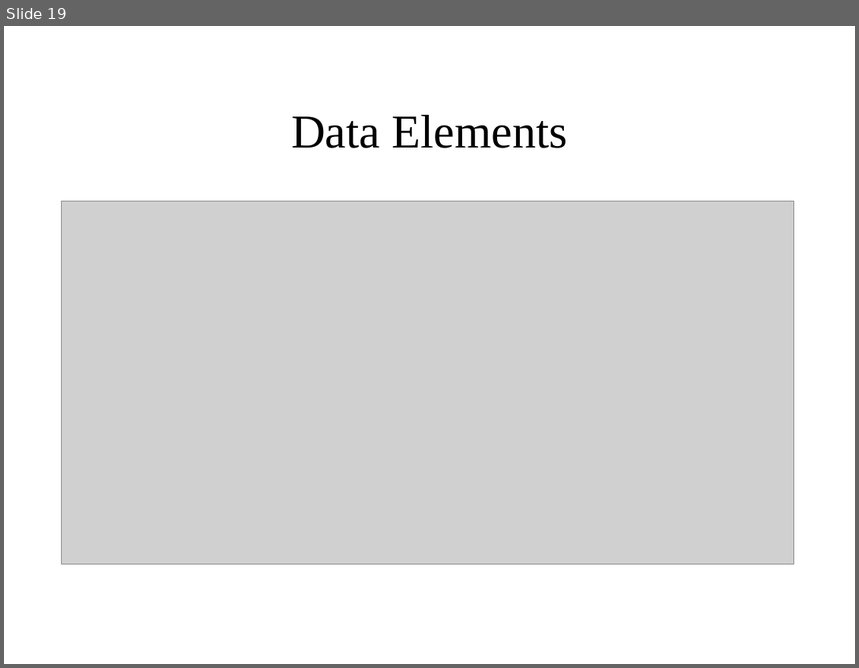
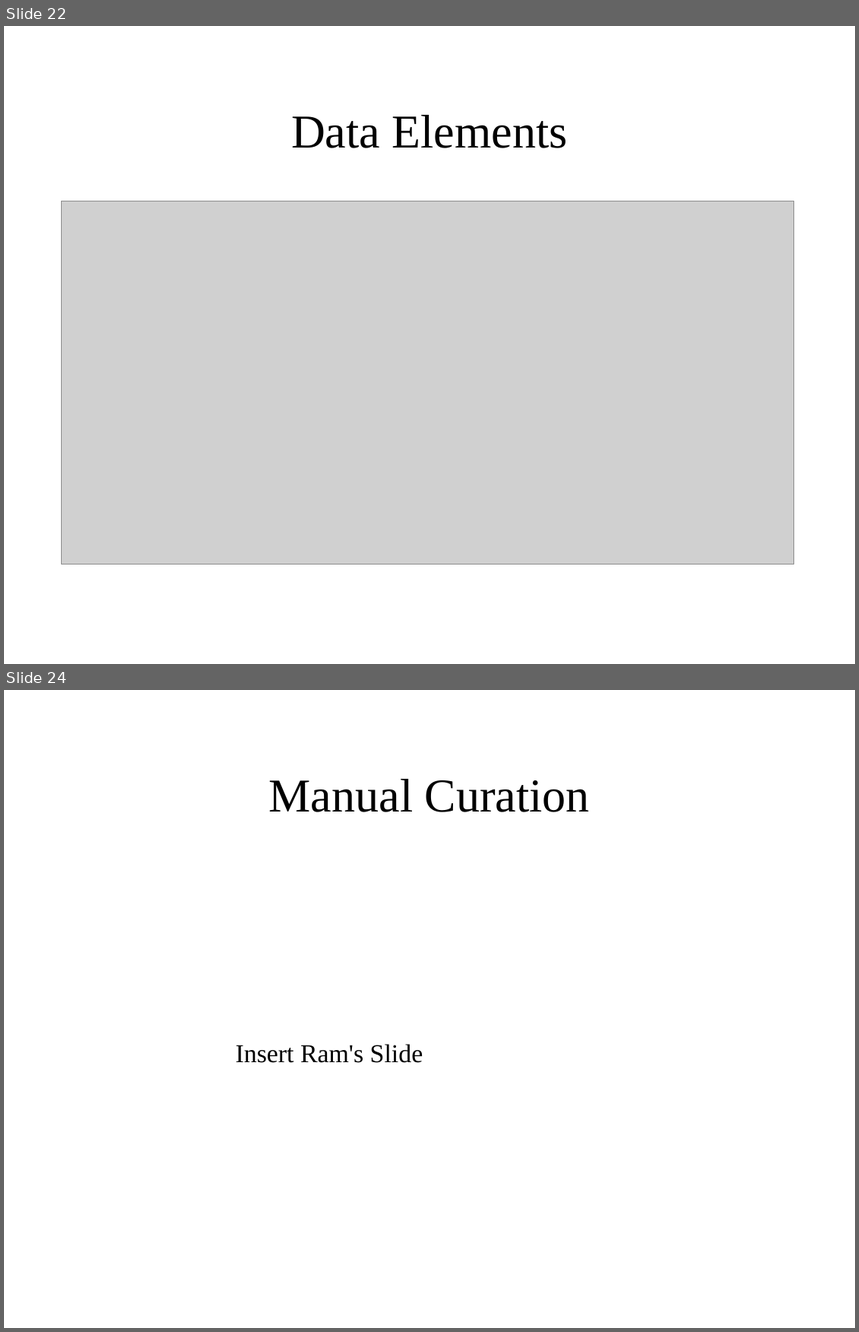
Before and after one commit to NCIP/cadsr-semantic-tools, a slide deck: docs/mapping-presentation-draft.ppt. Shown one above the other, each under a label of ours: slide 19 before the commit, slides 22 and 24 after it; the slides between them are not shown. The pictures are 859x668 and 859x1332 pixels, drawn with LibreOffice and Linux fonts; fonts in the diff are those of the drawing; grey boxes stand for pictures; background and template pictures are left out. Boxes give left, top, right and bottom in pixels: in the first picture for what was removed or moved away, otherwise in the second. Text is boxed around its words. In the diff, an @@ line names an element or a change of style, - is before the commit and + after.

```diff
--- a/docs/mapping-presentation-draft.ppt
+++ b/docs/mapping-presentation-draft.ppt
@@ slide 24 added at (x1=4, y1=690, x2=855, y2=1328), background #FFFFFF @@
@@ title added at (x1=269, y1=779, x2=590, y2=812), 44 pt, text #000000 @@
+Manual Curation
@@ text added at (x1=236, y1=1044, x2=424, y2=1063), 24 pt, text #000000 @@
+Insert Ram's Slide
@@ what was slide 19 is now slide 22 @@
```
Also in this commit, not shown: 11 slides changed, 5 other slides added, 1 slide removed.
